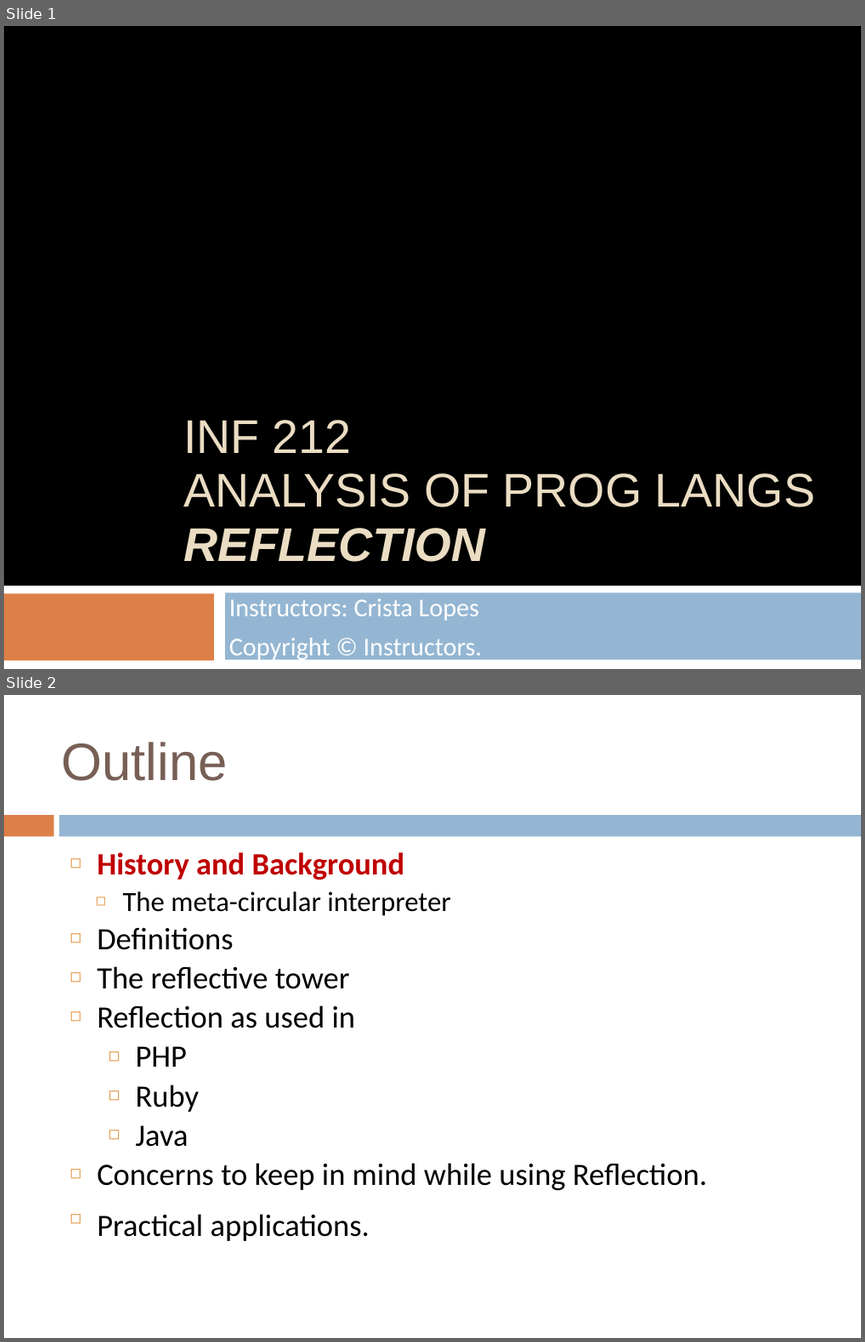
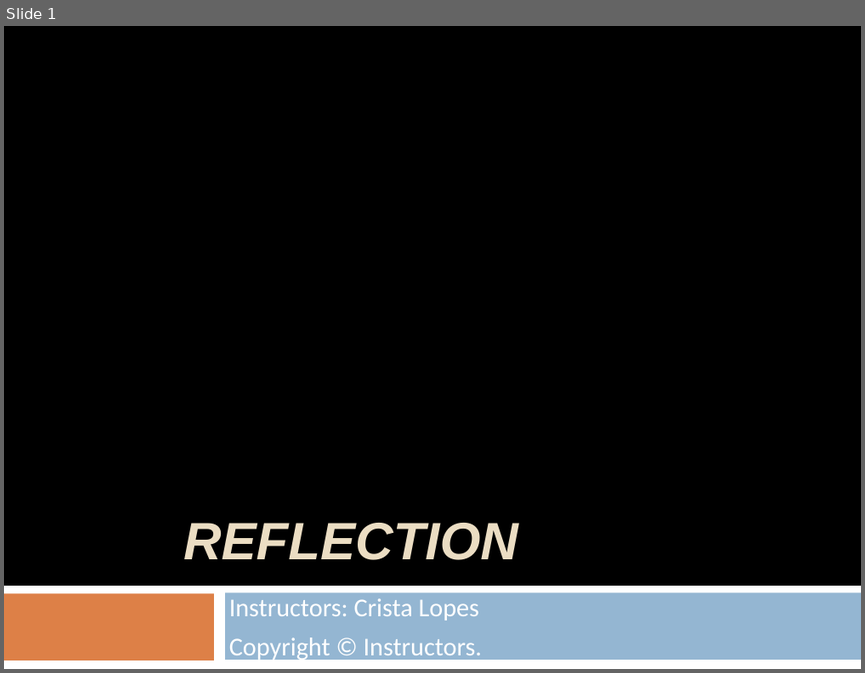
Before and after one commit to crista/EPS-slides, a slide deck: EPS-Reflection.pptx. Shown one above the other, each under a label of ours: slides 1 and 2 before the commit, slide 1 after it. The pictures are 865x1342 and 865x673 pixels, drawn with LibreOffice and Linux fonts; fonts in the diff are those of the drawing; background and template pictures are left out. Boxes give left, top, right and bottom in pixels: in the first picture for what was removed or moved away, otherwise in the second. Text is boxed around its words. In the diff, an @@ line names an element or a change of style, - is before the commit and + after.

```diff
--- a/EPS-Reflection.pptx
+++ b/EPS-Reflection.pptx
@@ slide 2 removed at (4,695,861,1338), background picture (left out) @@
@@ title removed at (62,742,228,781) @@
-Outline
@@ rectangle removed at (4,816,54,837) @@
@@ rectangle removed at (59,816,861,837) @@
@@ text removed at (97,852,707,1241) @@
-  ◻ History and Background
-    ◻ The meta-circular interpreter
-  ◻ Definitions
-  ◻ The reflective tower
-  ◻ Reflection as used in
-    ◻ PHP
-    ◻ Ruby
-    ◻ Java
-  ◻ Concerns to keep in mind while using Reflection.
-  ◻ Practical applications.
@@ slide 1 changed as well @@
@@ title at (183,522,518,560): text changed; size 44.1 to 49 pt; bold on; italic on @@
-INF 212
-ANALYSIS OF PROG LANGS
-REFLECTION
+REFLECTION
```
Also in this commit, not shown: 5 other slides changed, 1 slide added, 24 other slides removed, 2 other files.
